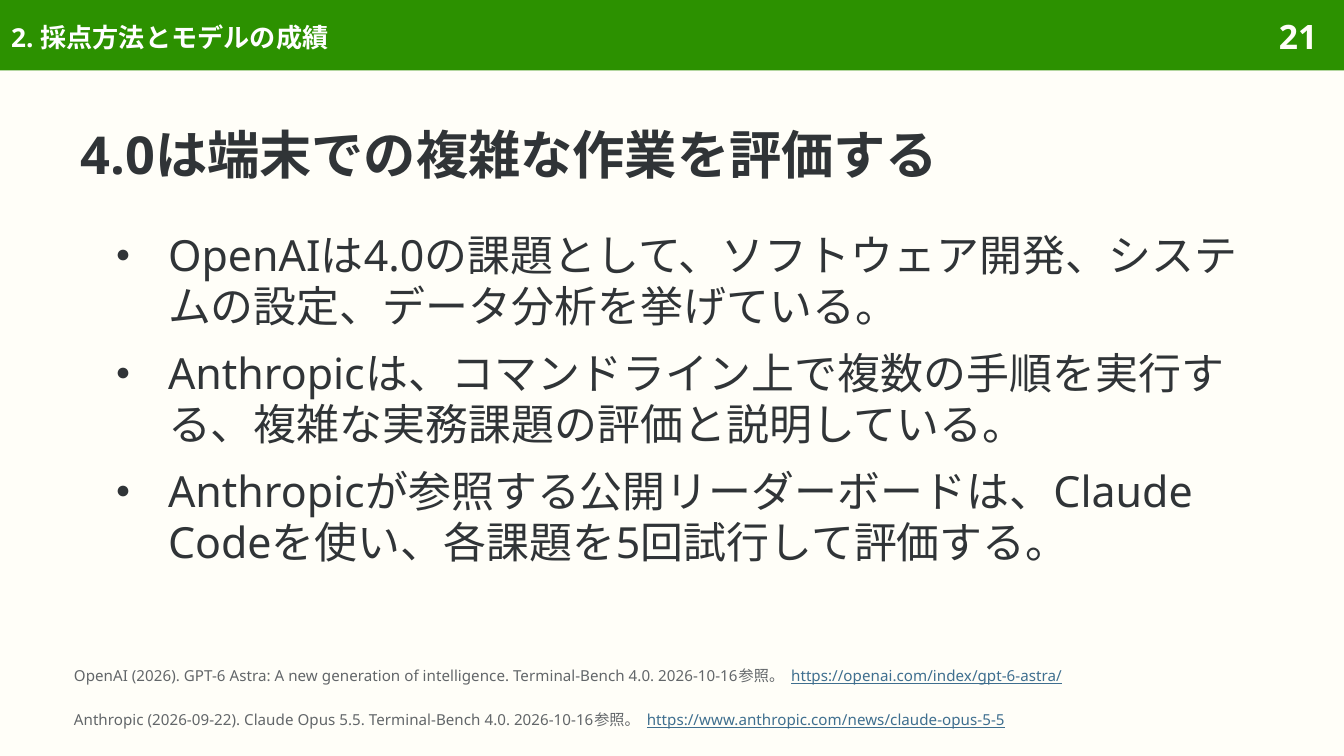
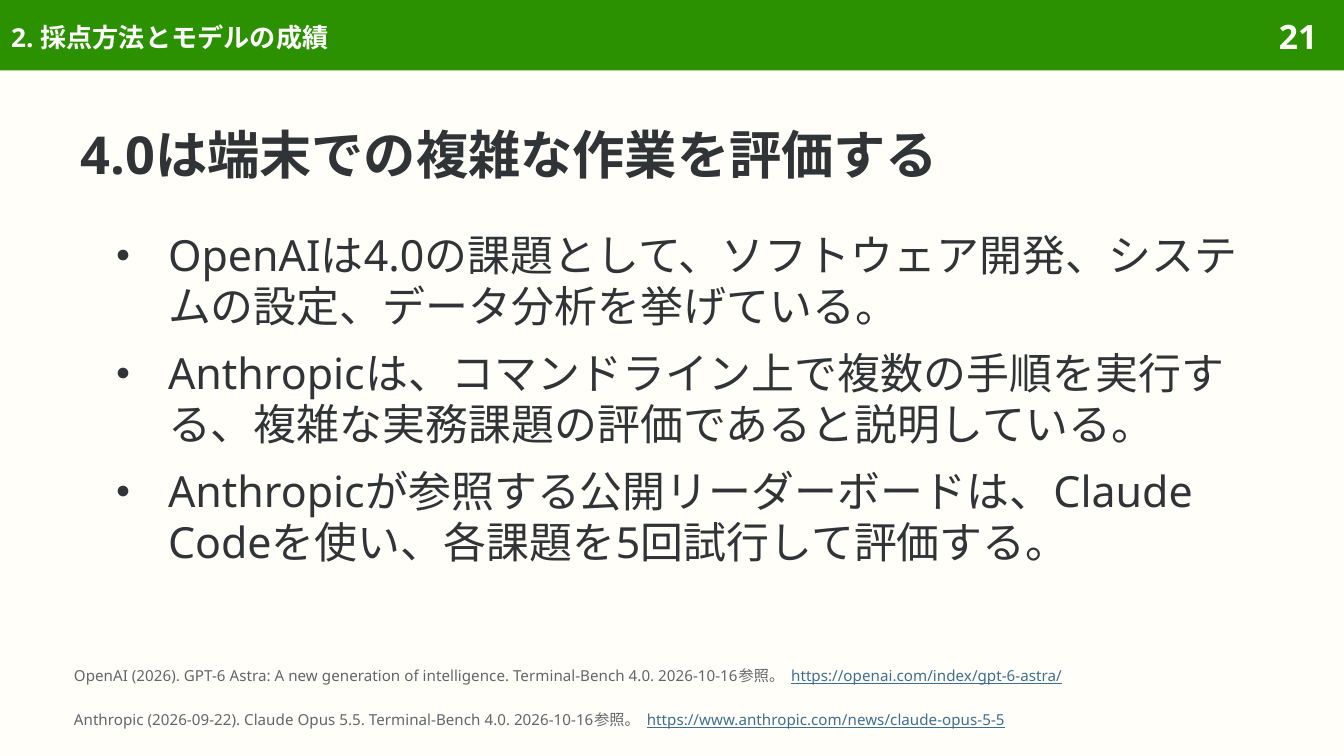
Before and after one commit to sasakiy84/datasets-in-10-minutes, a slide deck: slide 21 of slides/datasets-in-10-minutes-terminal-bench.pptx. Drawn at 1344x756 pixels with LibreOffice and Linux fonts; fonts in the diff are those of the drawing. Boxes give left, top, right and bottom in pixels: in the first picture for what was removed or moved away, otherwise in the second. Text is boxed around its words. In the diff, an @@ line names an element or a change of style, - is before the commit and + after.

```diff
--- a/slides/datasets-in-10-minutes-terminal-bench.pptx
+++ b/slides/datasets-in-10-minutes-terminal-bench.pptx
@@ text at [168,353,1224,444]: text changed @@
-● Anthropicは、コマンドライン上で複数の手順を実行する、複雑な実務課題の評価と説明している。
+● Anthropicは、コマンドライン上で複数の手順を実行する、複雑な実務課題の評価であると説明している。
```
Also in this commit, not shown: 10 other slides changed, 7 other files.
